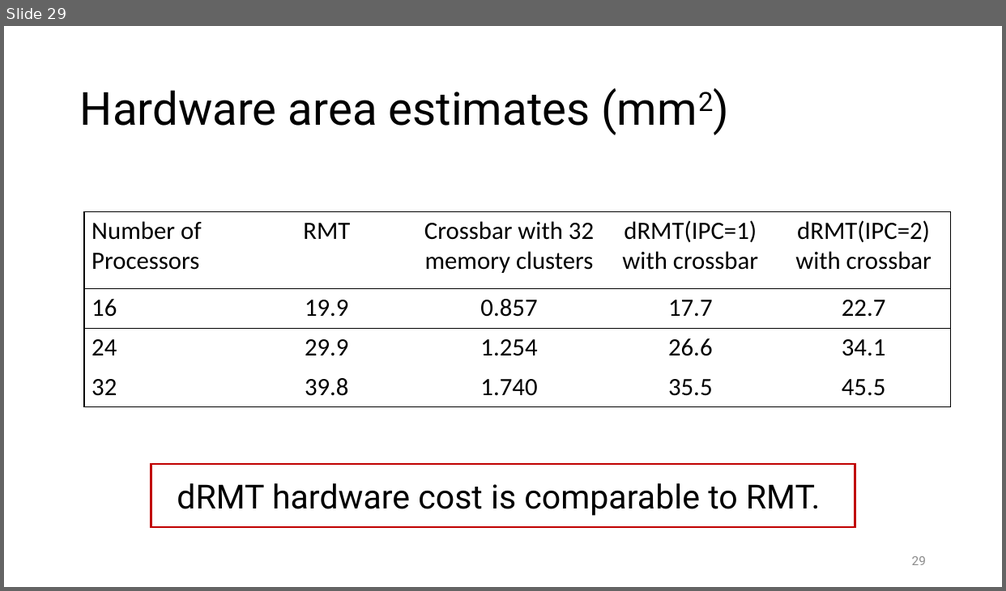
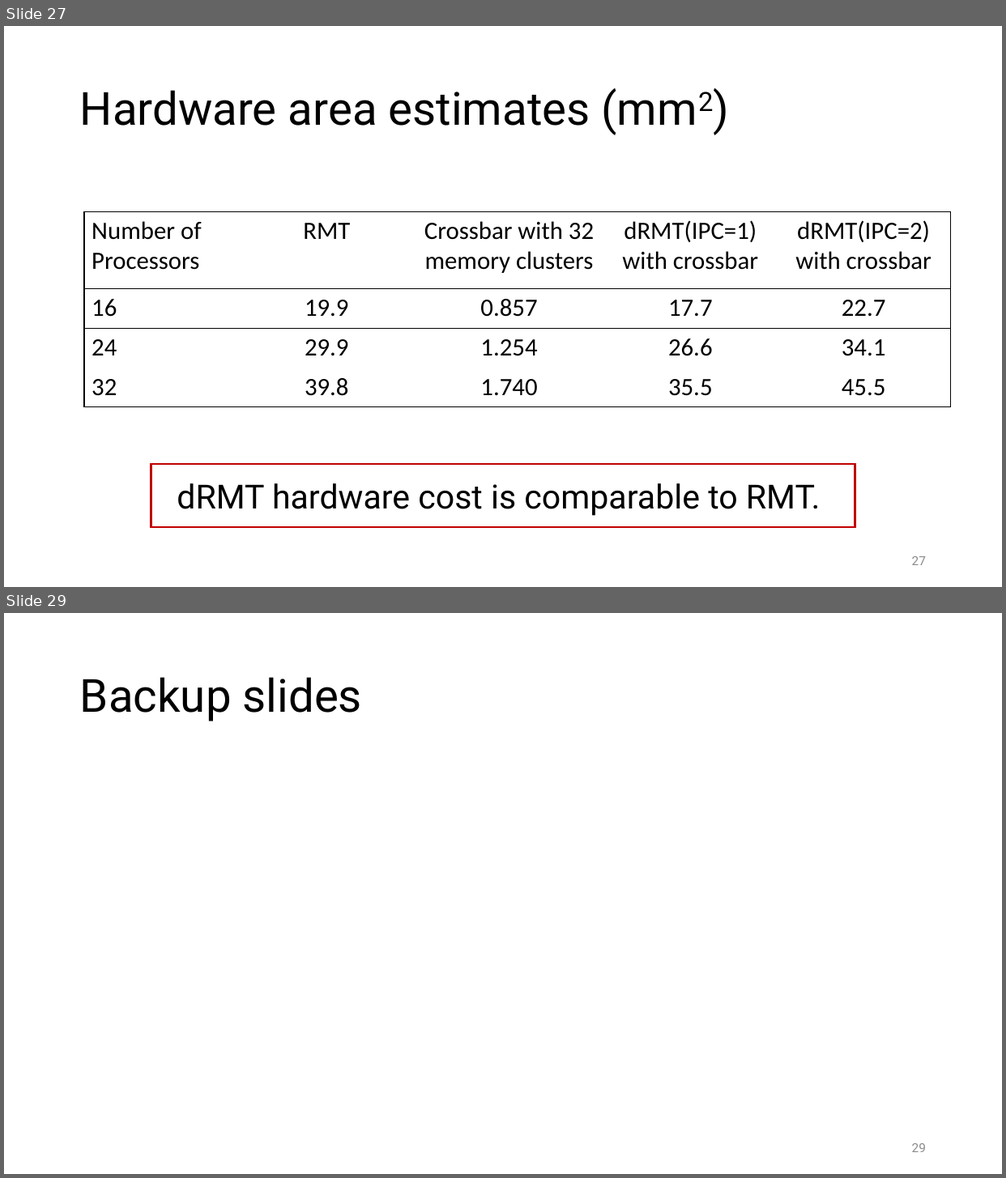
Before and after one commit to anirudhSK/drmt_talk, a slide deck: drmt.pptx. Shown one above the other, each under a label of ours: slide 29 before the commit, slides 27 and 29 after it; the slides between them are not shown. The pictures are 1006x591 and 1006x1178 pixels, drawn with LibreOffice and Linux fonts; fonts in the diff are those of the drawing. Boxes give left, top, right and bottom in pixels: in the first picture for what was removed or moved away, otherwise in the second. Text is boxed around its words. In the diff, an @@ line names an element or a change of style, - is before the commit and + after.

```diff
--- a/drmt.pptx
+++ b/drmt.pptx
@@ slide 29 added at (x1=4, y1=613, x2=1002, y2=1174), background #FFFFFF @@
@@ title added at (x1=80, y1=677, x2=362, y2=722), 44 pt, text #000000 @@
+Backup slides
@@ page number added at (x1=912, y1=1144, x2=926, y2=1152), 12 pt, text #8C8C8C @@
+29
@@ what was slide 29 is now slide 27 @@
@@ page number at (x1=912, y1=557, x2=926, y2=565): text changed @@
-29
+27
```
Also in this commit, not shown: 2 slides changed, 1 slide removed.
